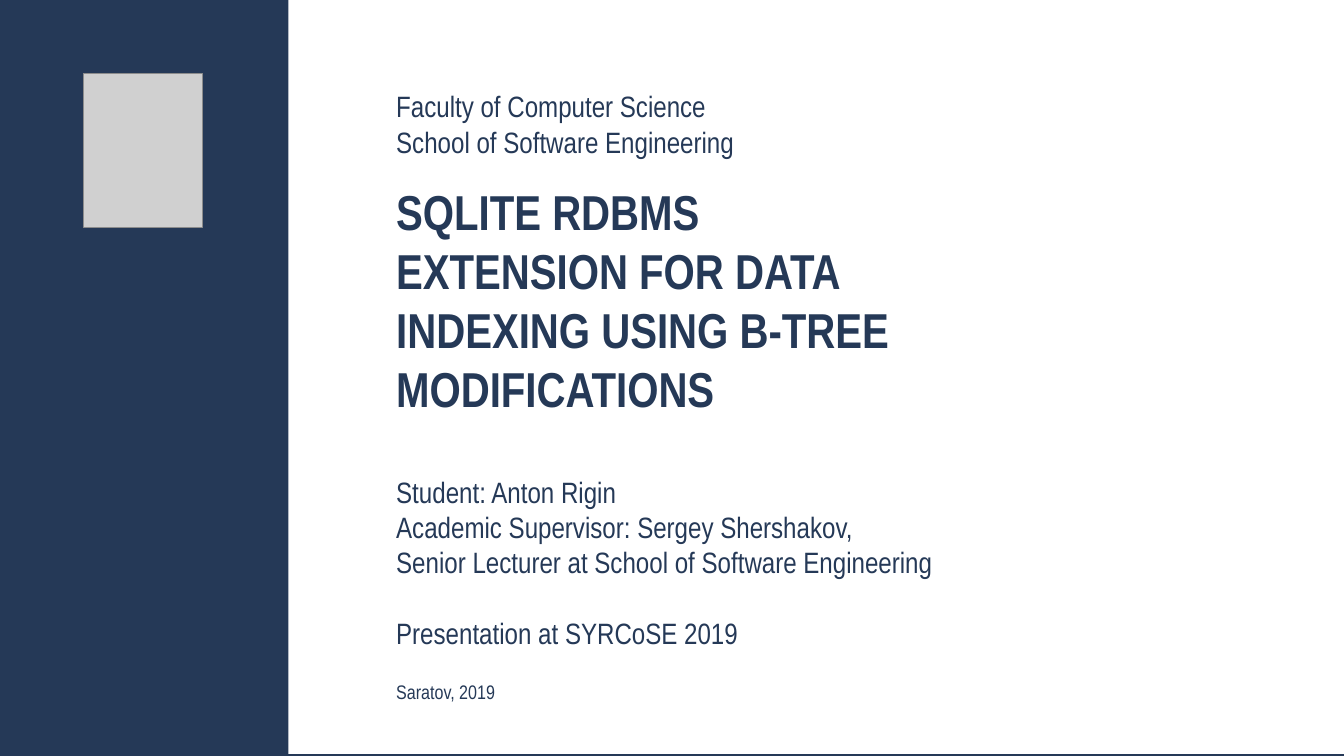
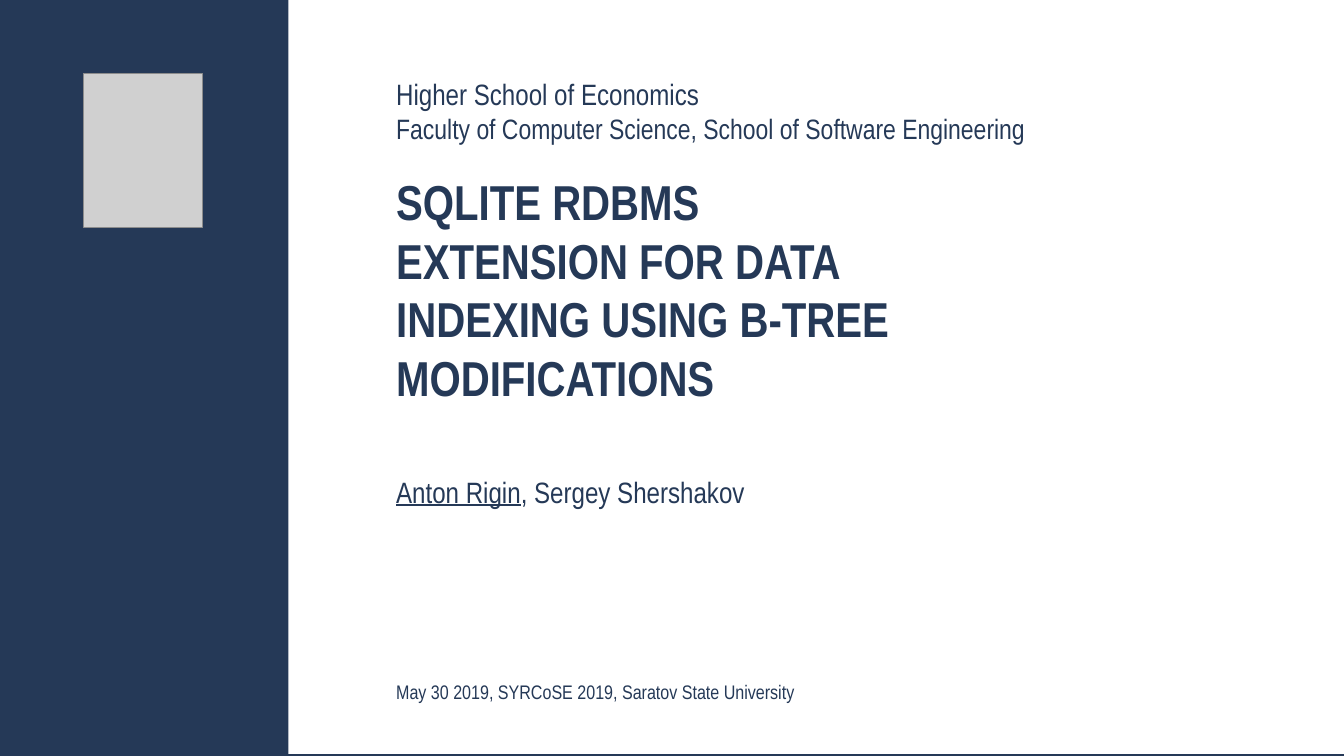
Before and after one commit to Glost/btrees_2019, a slide deck: slide 1 of root/docs/slides/Anton_Rigin_SYRCoSE_2019.pptx. Drawn at 1344x756 pixels with LibreOffice and Linux fonts; fonts in the diff are those of the drawing; grey boxes stand for pictures. Boxes give left, top, right and bottom in pixels: in the first picture for what was removed or moved away, otherwise in the second. Text is boxed around its words. In the diff, an @@ line names an element or a change of style, - is before the commit and + after.

Commit message:
#1122 SYRCoSE slides updated again

```diff
--- a/root/docs/slides/Anton_Rigin_SYRCoSE_2019.pptx
+++ b/root/docs/slides/Anton_Rigin_SYRCoSE_2019.pptx
@@ text at box(396, 83, 1024, 145): text changed; size 42 to 40 pt @@
-Faculty of Computer Science
-School of Software Engineering
+Higher School of Economics
+Faculty of Computer Science, School of Software Engineering
@@ text "SQLITE RDBMS EXTENSION FOR DATA ...": place and size @@
-text "SQLITE RDBMS EXTENSION FOR DATA ..." at box(396, 195, 889, 408)
+text "SQLITE RDBMS EXTENSION FOR DATA ..." at box(396, 185, 889, 397)
@@ text at box(396, 481, 744, 508): text changed @@
-Student: Anton Rigin
-Academic Supervisor: Sergey Shershakov,
-Senior Lecturer at School of Software Engineering
-Presentation at SYRCoSE 2019
+Anton Rigin, Sergey Shershakov
@@ text at box(396, 684, 794, 703): text changed @@
-Saratov, 2019
+May 30 2019, SYRCoSE 2019, Saratov State University
```
Also in this commit, not shown: 18 other slides changed, 1 other file.
